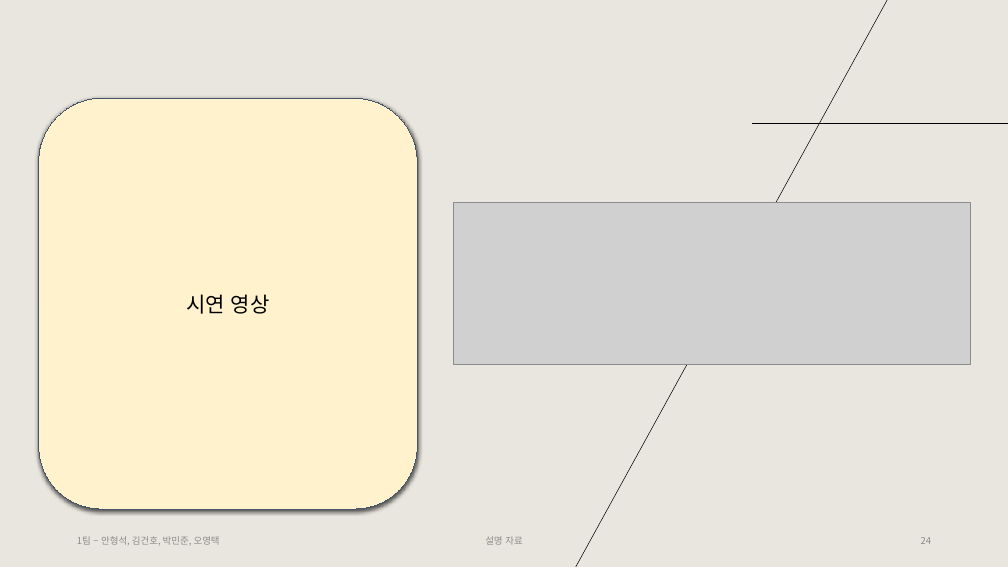
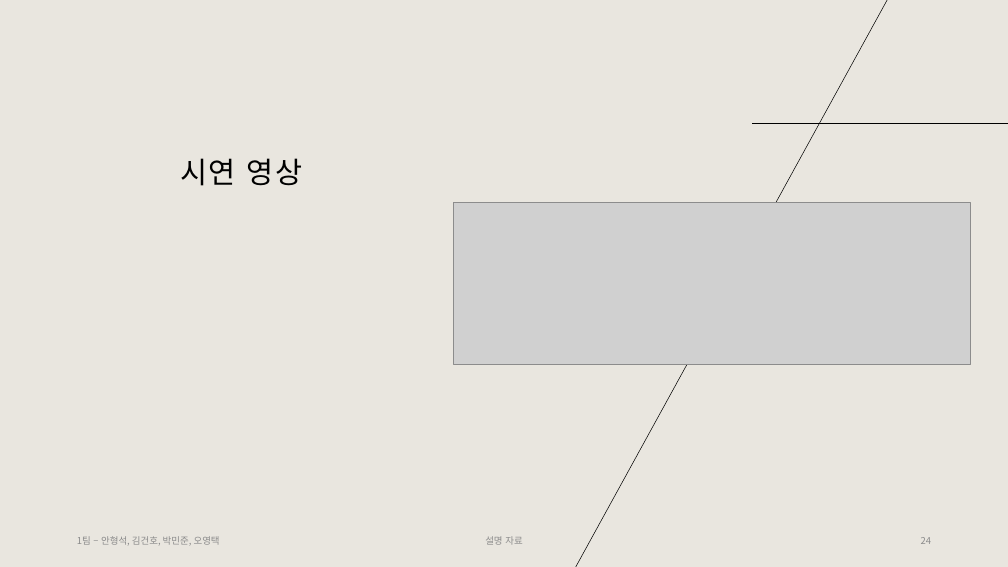
Before and after one commit to Tentailsahri/DT_FINAL_Project, a slide deck: slide 24 of 문서/시나리오에 따른 공정 시뮬레이션 발표 - 김건호.pptx. Drawn at 1008x567 pixels with LibreOffice and Linux fonts; fonts in the diff are those of the drawing; grey boxes stand for pictures. Boxes give left, top, right and bottom in pixels: in the first picture for what was removed or moved away, otherwise in the second. Text is boxed around its words. In the diff, an @@ line names an element or a change of style, - is before the commit and + after.

```diff
--- a/문서/시나리오에 따른 공정 시뮬레이션 발표 - 김건호.pptx
+++ b/문서/시나리오에 따른 공정 시뮬레이션 발표 - 김건호.pptx
@@ title "시연 영상" moved from (x1=39, y1=98, x2=417, y2=510) to (x1=180, y1=158, x2=303, y2=186) @@
@@ title "시연 영상" at (x1=180, y1=158, x2=303, y2=186): size 20 to 28 pt, letter spacing 0 to 1.5 pt; line spacing 1 to 0.9; vertical alignment middle to bottom; fill #FFF2CC to none; outline #44546A 0.75 pt to none; shadow off @@
```
Also in this commit, not shown: 10 other slides changed, 1 slide added.
